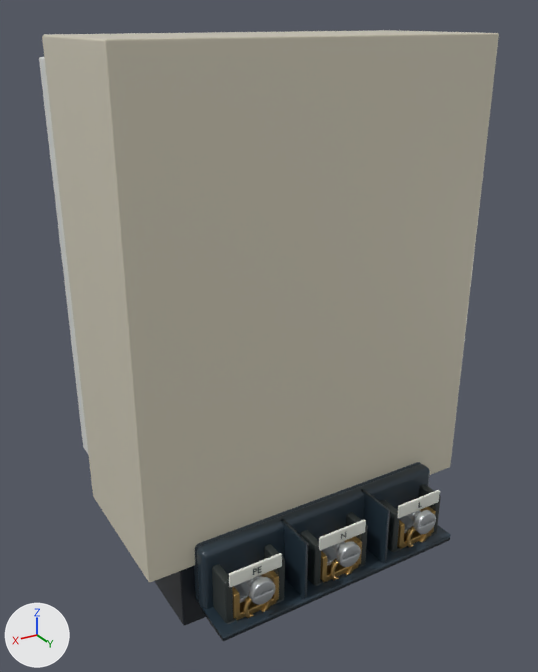
The glTF model lab/public/models/source_default.glb as it was, and as the next commit left it.
Camera for both pictures: a 50 mm camera at (0.764, 1.253, 1.217) aimed at (0.01, -0.004, 0.589). Every picture has the same lights, and +X, +Y and +Z are marked at lower left. The picture after the commit comes second. Where no turn or scale is listed for an object, it has been applied to the vertices. Vertices at exactly the same position are counted once.

In view in the first picture: 'Moulded terminal legend pad', 'Moulded terminal legend pad.001', 'Moulded terminal legend pad.002', 'detail:terminal-clamp:L · Detail moulded engineering polymer', 'detail:terminal-clamp:L · Detail zinc plated fixing', 'detail:terminal-clamp:N · Detail moulded engineering polymer', 'detail:terminal-clamp:PE · Detail machined brass', 'detail:terminal-clamp:PE · Detail moulded engineering polymer', 'detail:terminal-clamp:PE · Detail zinc plated fixing', 'node-2', 'node-3', 'node-6', 'part:terminals · Original a463fd81' and 3 more.
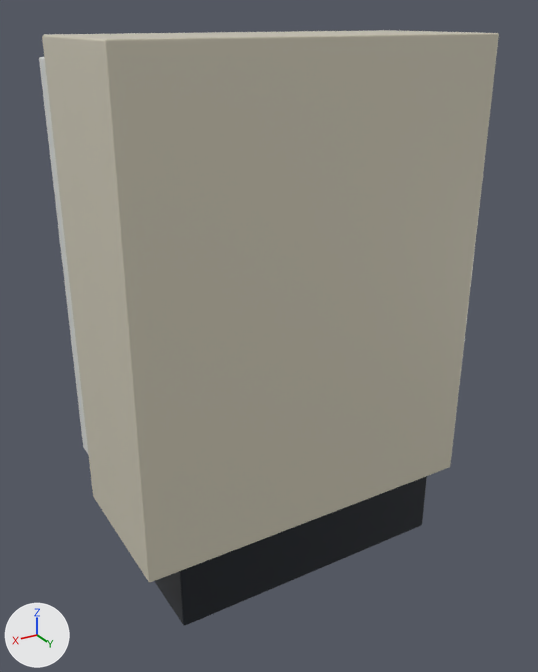
ob_terminal_l is not drawn itself; it is the parent of ob_detail_terminal_clamp_l, ob_mark_l.
ob_terminal_n is not drawn itself; it is the parent of ob_detail_terminal_clamp_n, ob_mark_n.
ob_terminal_pe is not drawn itself; it is the parent of ob_detail_terminal_clamp_pe, ob_mark_pe.

Where the newer file only moved an object's origin or applied its transform, the numbers keep the older frame.

What the commit changed:
me_cube_006 is used by ob_detail_terminal_clamp_l___detail_zinc_plated_fixing; location (-0.203, 0.236, 0.185).
me_cube_006 had 1208 vertices, 2388 faces and spanned x -0.036..0.036, y -0.032..0.065, z -0.0045..0.056.
me_cube_006 now has 1208 vertices, 2388 faces and spans x -0.036..0.036, y -0.5351..-0.4381, z -0.0045..0.056.
me_cube_006 part 1: the whole mesh is turned 180 degrees about the z axis through its middle, then moved by (0.0, -0.5031, 0.0).
me_cube_046 is used by ob_moulded_terminal_legend_pad; location (-0.203, 0.27, 0.248).
me_cube_046 had 96 vertices, 188 faces and spanned x -0.0575..0.0575, y -0.003..0.003, z -0.0155..0.0155.
me_cube_046 now has 96 vertices, 188 faces and spans x -0.0725..0.0725, y -0.5411..-0.5351, z -0.019..0.019.
me_cube_046 part 2: 96 of 96 vertices moved; they spanned x -0.0575..0.0575, y -0.003..0.003, z -0.0155..0.0155 and now span x -0.0725..0.0725, y -0.5411..-0.5351, z -0.019..0.019; mean shift (0.0, -0.5381, 0.0).
me_cube_047 is used by ob_moulded_terminal_legend_pad_001; location (0.0, 0.27, 0.248).
me_cube_047 had 96 vertices, 188 faces and spanned x -0.0575..0.0575, y -0.003..0.003, z -0.0155..0.0155.
me_cube_047 now has 96 vertices, 188 faces and spans x -0.0725..0.0725, y -0.5411..-0.5351, z -0.019..0.019.
me_cube_047 part 3: 96 of 96 vertices moved; they spanned x -0.0575..0.0575, y -0.003..0.003, z -0.0155..0.0155 and now span x -0.0725..0.0725, y -0.5411..-0.5351, z -0.019..0.019; mean shift (0.0, -0.5381, 0.0).
me_cube_024 is used by ob_detail_terminal_clamp_pe___detail_zinc_plated_fixing; location (0.203, 0.236, 0.185).
me_cube_024 had 1208 vertices, 2388 faces and spanned x -0.036..0.036, y -0.032..0.065, z -0.0045..0.056.
me_cube_024 now has 1208 vertices, 2388 faces and spans x -0.036..0.036, y -0.5351..-0.4381, z -0.0045..0.056.
me_cube_024 part 4: the whole mesh is turned 180 degrees about the z axis through its middle, then moved by (0.0, -0.5031, 0.0).
me_cube_048 is used by ob_moulded_terminal_legend_pad_002; location (0.203, 0.27, 0.248).
me_cube_048 had 96 vertices, 188 faces and spanned x -0.0575..0.0575, y -0.003..0.003, z -0.0155..0.0155.
me_cube_048 now has 96 vertices, 188 faces and spans x -0.0725..0.0725, y -0.5411..-0.5351, z -0.019..0.019.
me_cube_048 part 5: 96 of 96 vertices moved; they spanned x -0.0575..0.0575, y -0.003..0.003, z -0.0155..0.0155 and now span x -0.0725..0.0725, y -0.5411..-0.5351, z -0.019..0.019; mean shift (0.0, -0.5381, 0.0).
Object 'part:terminals · Original a463fd81' (ob_part_terminals___original_a463fd81) is deleted.
Object 'terminal:L' (ob_terminal_l) turns from (0, -180, 0) to (0, 0, 0) degrees about x, y and z.
Object 'terminal:L' (ob_terminal_l) moves from (-0.203, 0.166, -0.269) to (-0.203, 0.166, 0.267).
Object 'terminal:N' (ob_terminal_n) turns from (0, -180, 0) to (0, 0, 0) degrees about x, y and z.
Object 'terminal:N' (ob_terminal_n) moves from (0.0, 0.166, -0.269) to (0.0, 0.166, 0.267).
Object 'terminal:PE' (ob_terminal_pe) turns from (0, -180, 0) to (0, 0, 0) degrees about x, y and z.
Object 'terminal:PE' (ob_terminal_pe) moves from (0.203, 0.166, -0.269) to (0.203, 0.166, 0.267).

Changed parts and their boxes (x1, y1, x2, y2) in the pictures (538 x 672 px):
'part:terminals · Original a463fd81', deleted
    before: (194, 462, 451, 641)
'detail:terminal-clamp:PE · Detail moulded engineering polymer', moved, turned (not visible afterwards)
    before: (212, 544, 285, 624)
'detail:terminal-clamp:N · Detail moulded engineering polymer', moved, turned (not visible afterwards)
    before: (301, 512, 368, 586)
'detail:terminal-clamp:PE · Detail zinc plated fixing', moved, turned (not visible afterwards)
    before: (234, 575, 275, 605)
'detail:terminal-clamp:PE · Detail machined brass', moved, turned (not visible afterwards)
    before: (232, 570, 279, 620)
'detail:terminal-clamp:L · Detail moulded engineering polymer', moved, turned (not visible afterwards)
    before: (379, 484, 441, 552)
'Moulded terminal legend pad.002', reshaped (not visible afterwards)
    before: (229, 553, 282, 587)
'detail:terminal-clamp:N · Detail zinc plated fixing', moved, turned (not visible afterwards)
    before: (321, 541, 361, 567)
'detail:terminal-clamp:N · Detail machined brass', moved, turned (not visible afterwards)
    before: (320, 536, 362, 582)
'Moulded terminal legend pad.001', reshaped (not visible afterwards)
    before: (319, 519, 366, 551)
'detail:terminal-clamp:L · Detail zinc plated fixing', moved, turned (not visible afterwards)
    before: (399, 510, 436, 534)
'detail:terminal-clamp:L · Detail machined brass', moved, turned (not visible afterwards)
    before: (397, 506, 436, 549)
'Moulded terminal legend pad', reshaped (not visible afterwards)
    before: (398, 490, 440, 518)
'mark:PE', moved, turned (not visible afterwards)
    before: (253, 566, 261, 575)
'mark:N', moved, turned (not visible afterwards)
    before: (341, 532, 346, 539)
'node-3', unchanged, uncovered by the edit
    before: (155, 566, 205, 626)
    after: (155, 476, 427, 626)
